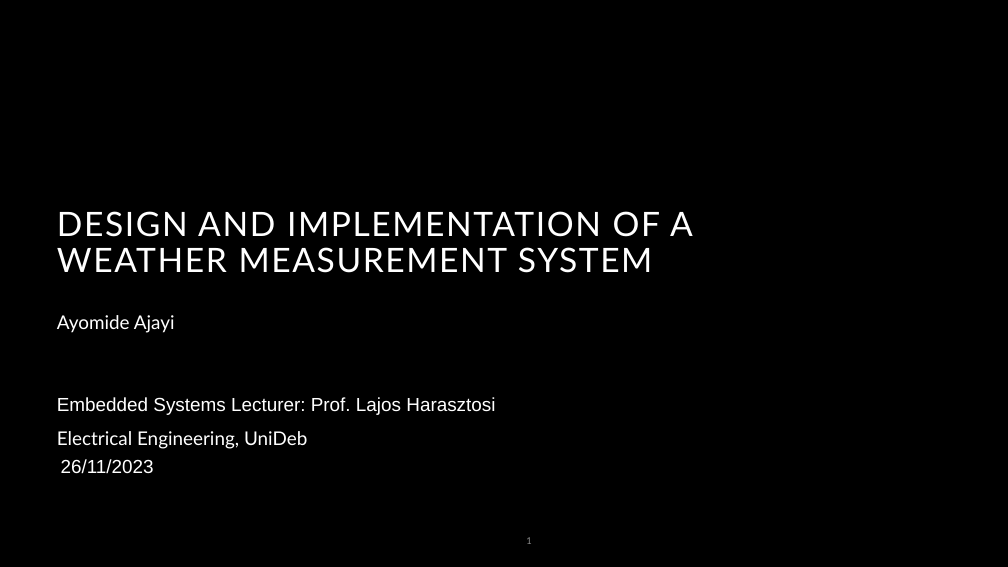
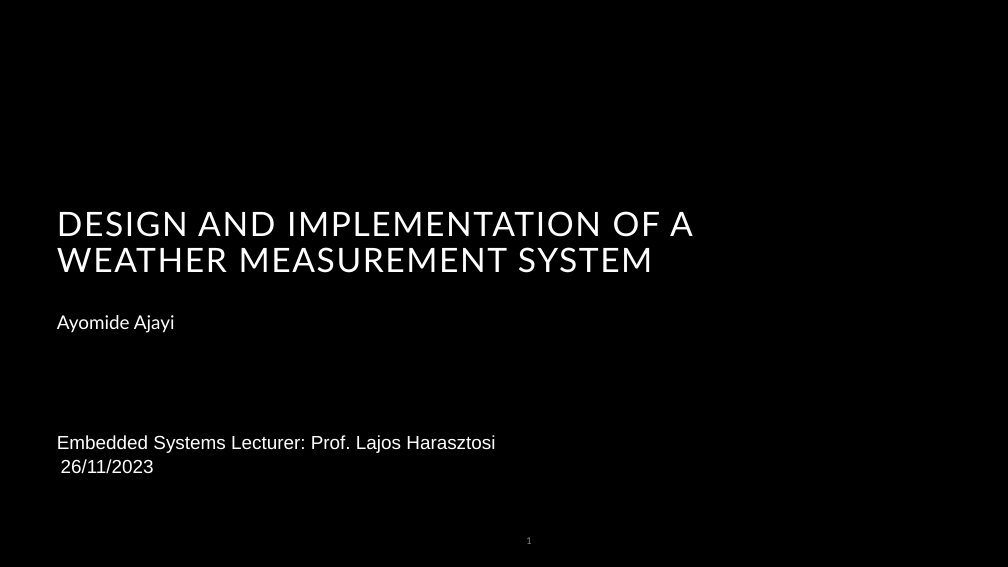
Before and after one commit to ayo-ajayi/iot-sensor, a slide deck: slide 1 of iotsensor.pptx. Drawn at 1008x567 pixels with LibreOffice and Linux fonts; fonts in the diff are those of the drawing; background and template pictures are left out. Boxes give left, top, right and bottom in pixels: in the first picture for what was removed or moved away, otherwise in the second. Text is boxed around its words. In the diff, an @@ line names an element or a change of style, - is before the commit and + after.

Commit message:
edit ppt

```diff
--- a/iotsensor.pptx
+++ b/iotsensor.pptx
@@ text "Embedded Systems Lecturer: Prof. Lajos ...": place and size @@
-text "Embedded Systems Lecturer: Prof. Lajos ..." at bbox=[57, 397, 495, 415]
+text "Embedded Systems Lecturer: Prof. Lajos ..." at bbox=[57, 435, 495, 453]
@@ text removed at bbox=[57, 431, 307, 449] @@
-Electrical Engineering, UniDeb
```
Also in this commit, not shown: 2 other slides changed, 5 slides added, 1 slide removed, 3 other files.
